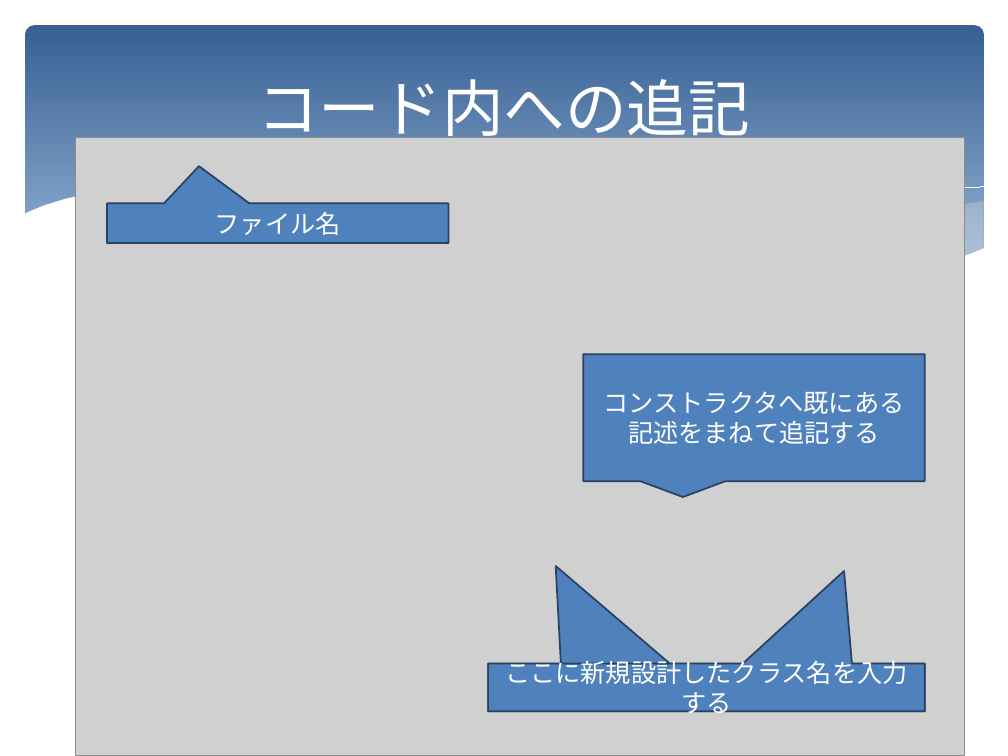
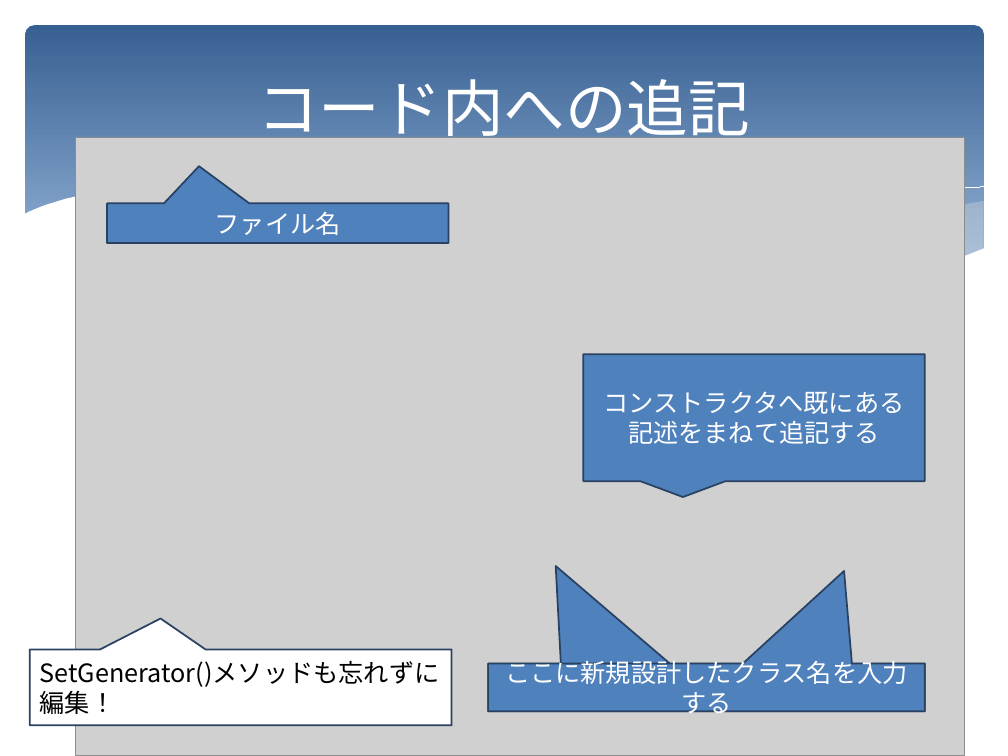
Before and after one commit to KatsuhiroMorishita/birdsong_project, a slide deck: slide 4 of doc/特徴ベクトル生成コードの開発.pptx. Drawn at 1008x756 pixels with LibreOffice and Linux fonts; fonts in the diff are those of the drawing; grey boxes stand for pictures. Boxes give left, top, right and bottom in pixels: in the first picture for what was removed or moved away, otherwise in the second. Text is boxed around its words. In the diff, an @@ line names an element or a change of style, - is before the commit and + after.

Commit message:
add new vector generator 4c1d

```diff
--- a/doc/特徴ベクトル生成コードの開発.pptx
+++ b/doc/特徴ベクトル生成コードの開発.pptx
@@ speech box added at <box>30,649,453,725</box>, fill #FFFFFF, outline #294363 1.25 pt, 18 pt, text #000000 @@
+SetGenerator()メソッドも忘れずに編集！
```
Also in this commit, not shown: 22 other files.
